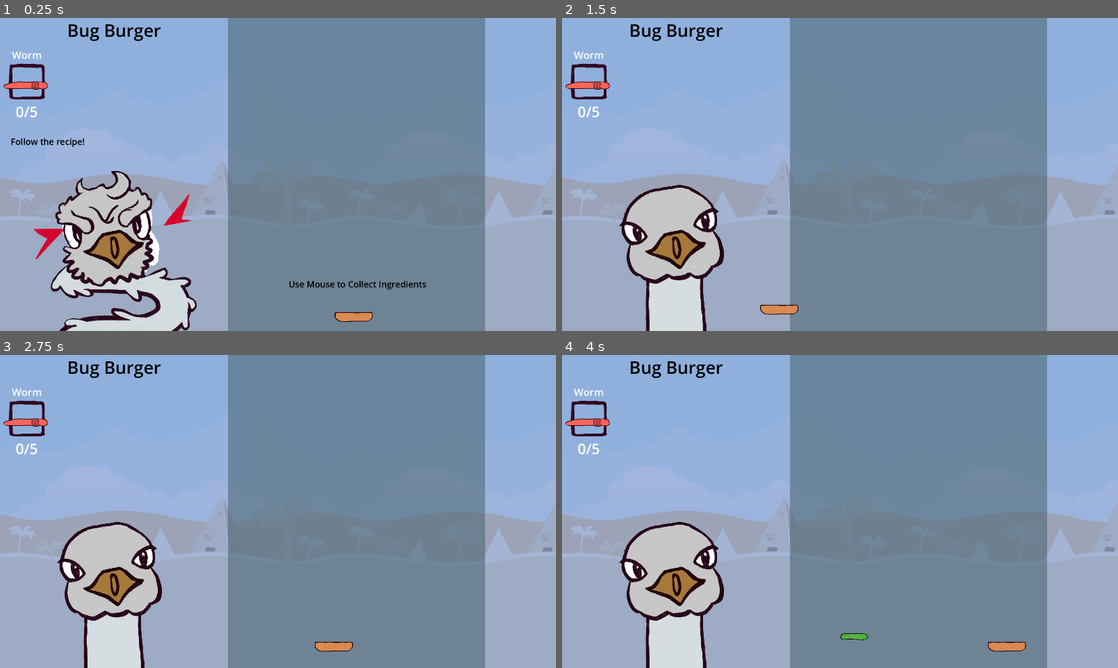
Above: before the commit, frames 1-4 (two rows, left to right).
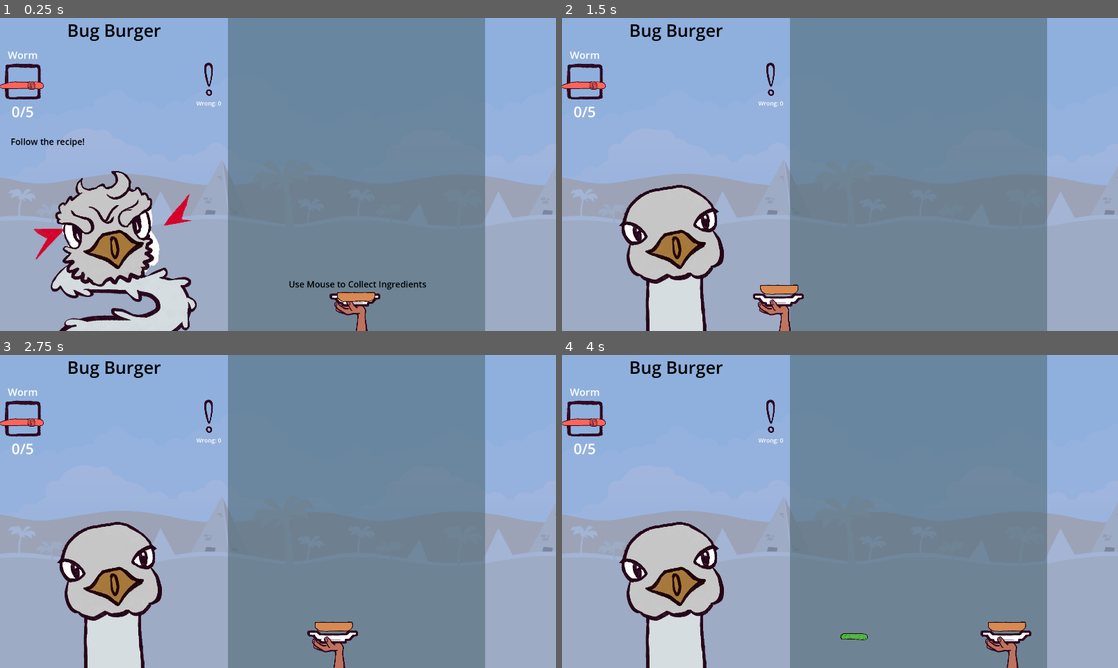
Above: after the commit, the same moments.

Repository: SirLich/funky-drive-through
Game: Godot game, scene res://game.tscn
Two runs of this game, one before a commit and one after it. Both use one fixed random seed, a clock stepped at 60 frames per second and the inputs below.
Inputs (mouse positions are in pixels of both pictures, inside the frame that each line leads up to):
- Up to frame 1 (0.25 s): no input
- Up to frame 2 (1.5 s): tap Enter at 0.5 s; move the mouse to (962, 158) at 0.52 s; press the mouse at (962, 158) at 0.53 s; tap Space at 1.25 s; move the mouse to (728, 190) at 1.27 s; release the mouse at (728, 190) at 1.28 s; click (728, 190) at 1.35 s
- Up to frame 3 (2.75 s): tap Enter at 2 s; move the mouse to (333, 442) at 2.02 s; press the mouse at (333, 442) at 2.03 s
- Up to frame 4 (4 s): tap Space at 2.75 s; move the mouse to (812, 574) at 2.77 s; release the mouse at (812, 574) at 2.78 s; click (812, 574) at 2.85 s; move the mouse to (1006, 558) at 3.52 s; press the mouse at (1006, 558) at 3.53 s

The runs differ from the first frame. In frame 1, 1.3% of the frame differs, in the area x 0-69%, y 10-100%; in frame 2, 1.3%; in frame 3, 1.3%; in frame 4, 1.3%, in the area x 0-85%, y 10-100%.

Commit message:
Work on game looop

Diff:
--- a/game.gd
+++ b/game.gd
@@ -6,13 +6,13 @@
 @onready var hud: Control = $HUD
 
 @export var item_box_ui : PackedScene
-@export var default_recipe : Recipe
 
 var is_tutorial = true
 
 # Current recipe
 var recipe : Recipe
 var food_counts = {}
+var bad_count = 0
 
 @onready var tutorial: Control = $Tutorial
 
@@ -30,14 +30,17 @@
 func on_item_collected(item : ItemType):
 	if item == Global.top_bun:
 		Global.bun_collected.emit()
+		await get_tree().create_timer(0.1).timeout
+		get_tree().paused = true
 	else:
 		if is_food_good(item):
 			Global.good_item_collected.emit(item, food_counts[item])
 		else:
-			Global.bad_item_collected.emit(item, food_counts[item])
+			bad_count += 1
+			Global.bad_item_collected.emit(item, bad_count)
 
 func _ready() -> void:
-	prepare_for_recipe(default_recipe)
+	prepare_for_recipe(Global.get_recipe())
 	Global.item_collected.connect(on_item_collected)
 
 func prepare_for_recipe(recipe : Recipe):
@@ -47,6 +50,7 @@
 
 	# Just setup recipe stuff
 	food_counts.clear()
+	bad_count = 0
 	for item in Global.all_items:
 		food_counts[item] = 0
 	food_counts[Global.top_bun] = 0
--- a/game.tscn
+++ b/game.tscn
@@ -1,18 +1,25 @@
-[gd_scene load_steps=14 format=3 uid="uid://dcfett6ns4vqq"]
+[gd_scene load_steps=16 format=3 uid="uid://dcfett6ns4vqq"]
 
 [ext_resource type="Script" path="res://game.gd" id="1_6brd1"]
-[ext_resource type="Resource" uid="uid://c0li33aqx7fvj" path="res://recipes/bug_burger.tres" id="2_jxd6d"]
 [ext_resource type="Texture2D" uid="uid://drfvkqsyrbt43" path="res://assets/temp/backgroundColorDesert.png" id="2_uip0o"]
 [ext_resource type="PackedScene" uid="uid://bde5jwauuhx81" path="res://scenes/item/catcher.tscn" id="4_2i66j"]
 [ext_resource type="PackedScene" uid="uid://d1nn1ff7rwlbn" path="res://scenes/item/dropped_item.tscn" id="5_1bqwg"]
 [ext_resource type="PackedScene" uid="uid://bwckprmdmmhxv" path="res://scenes/bird.tscn" id="5_8yo1p"]
 [ext_resource type="Script" path="res://dropper.gd" id="6_ebwai"]
+[ext_resource type="Texture2D" uid="uid://cnd1kj7020uls" path="res://assets/frame.png" id="7_1n7r7"]
 [ext_resource type="PackedScene" uid="uid://blv1sdwd4eyiq" path="res://scenes/item_box_ui.tscn" id="7_5rb7w"]
 [ext_resource type="Script" path="res://hud.gd" id="9_k1kde"]
 [ext_resource type="LabelSettings" uid="uid://by2l3bawx6flr" path="res://item_types/tutorial_label.tres" id="10_3noq0"]
 [ext_resource type="Script" path="res://tutorial.gd" id="10_vqbed"]
 
 [sub_resource type="Environment" id="Environment_1begj"]
+
+[sub_resource type="AtlasTexture" id="AtlasTexture_2rdmc"]
+atlas = ExtResource("7_1n7r7")
+region = Rect2(1737.93, 1356.28, 250.635, 660.765)
+
+[sub_resource type="LabelSettings" id="LabelSettings_j71ag"]
+font_size = 20
 
 [sub_resource type="LabelSettings" id="LabelSettings_bx1hl"]
 font_size = 60
@@ -21,7 +28,6 @@
 [node name="Game" type="Node2D"]
 script = ExtResource("1_6brd1")
 item_box_ui = ExtResource("7_5rb7w")
-default_recipe = ExtResource("2_jxd6d")
 
 [node name="Art" type="Node2D" parent="."]
 
@@ -54,7 +60,7 @@
 color = Color(0.380392, 0.513726, 0.776471, 0.584314)
 
 [node name="Catcher" parent="." instance=ExtResource("4_2i66j")]
-position = Vector2(1221, 1015)
+position = Vector2(1229, 946)
 
 [node name="WorldEnvironment" type="WorldEnvironment" parent="."]
 environment = SubResource("Environment_1begj")
@@ -79,6 +85,27 @@
 script = ExtResource("9_k1kde")
 item_box_ui = ExtResource("7_5rb7w")
 
+[node name="Mistakes" type="VBoxContainer" parent="HUD"]
+layout_mode = 0
+offset_left = 657.0
+offset_top = 148.0
+offset_right = 785.0
+offset_bottom = 402.0
+metadata/_edit_group_ = true
+
+[node name="ItemBox" type="TextureRect" parent="HUD/Mistakes"]
+custom_minimum_size = Vector2(128, 128)
+layout_mode = 2
+texture = SubResource("AtlasTexture_2rdmc")
+expand_mode = 1
+stretch_mode = 5
+
+[node name="MistakeLabel" type="Label" parent="HUD/Mistakes"]
+layout_mode = 2
+text = "Wrong: 0"
+label_settings = SubResource("LabelSettings_j71ag")
+horizontal_alignment = 1
+
 [node name="RecipeLabel" type="Label" parent="HUD"]
 layout_mode = 0
 offset_right = 788.0
@@ -89,9 +116,9 @@
 
 [node name="Items" type="HBoxContainer" parent="HUD"]
 layout_mode = 1
-offset_left = 29.0
+offset_left = 15.0
 offset_top = 103.0
-offset_right = 229.0
+offset_right = 788.0
 offset_bottom = 357.0
 theme_override_constants/separation = 50
 
--- a/global.gd
+++ b/global.gd
@@ -3,6 +3,13 @@
 # TODO: This could be generated...
 @export var all_items : Array[ItemType]
 @export var top_bun : ItemType
+@export var recipes : Array[Recipe]
+
+var current_recipe = 0
+
+func get_recipe():
+	return recipes[current_recipe]
+
 signal item_collected(item : ItemType)
 signal bad_item_collected(item : ItemType, count : int)
 signal good_item_collected(item : ItemType, count : int)
--- a/global.tscn
+++ b/global.tscn
@@ -1,13 +1,15 @@
-[gd_scene load_steps=6 format=3 uid="uid://bgacmnld10nyd"]
+[gd_scene load_steps=7 format=3 uid="uid://bgacmnld10nyd"]
 
 [ext_resource type="Script" path="res://global.gd" id="1_c0auo"]
 [ext_resource type="Resource" uid="uid://y3g8isvibqsa" path="res://item_types/can.tres" id="2_we04m"]
 [ext_resource type="Resource" uid="uid://l2kx6vi2yus8" path="res://item_types/worm.tres" id="3_elvlt"]
 [ext_resource type="Resource" uid="uid://bpdphbdmki6ua" path="res://item_types/pickle.tres" id="4_tm8b5"]
 [ext_resource type="Resource" uid="uid://du5eoiqtbpdd4" path="res://item_types/bread_top.tres" id="5_drngt"]
+[ext_resource type="Resource" uid="uid://c0li33aqx7fvj" path="res://recipes/bug_burger.tres" id="6_3outg"]
 
 [node name="Global" type="Node"]
 process_mode = 3
 script = ExtResource("1_c0auo")
 all_items = Array[Resource("res://item_type.gd")]([ExtResource("2_we04m"), ExtResource("3_elvlt"), ExtResource("4_tm8b5")])
 top_bun = ExtResource("5_drngt")
+recipes = Array[Resource("res://recipe.gd")]([ExtResource("6_3outg")])
--- a/hud.gd
+++ b/hud.gd
@@ -12,6 +12,9 @@
 			return child
 	return null
 
+
+func on_bad_item_collected(item: ItemType, count):
+	$Mistakes/MistakeLabel.text = "Wrong: " + str(count)
 
 func on_good_item_collected(item : ItemType, count):
 	var box_child = get_box_by_type(item)
@@ -33,7 +36,7 @@
 # Called when the node enters the scene tree for the first time.
 func _ready() -> void:
 	Global.good_item_collected.connect(on_good_item_collected)
-
+	Global.bad_item_collected.connect(on_bad_item_collected)
 # Called every frame. 'delta' is the elapsed time since the previous frame.
 func _process(delta: float) -> void:
 	pass
--- /dev/null
+++ b/item_types/end_screen.tscn
@@ -0,0 +1,60 @@
+[gd_scene load_steps=5 format=3 uid="uid://baau16ndim5ve"]
+
+[ext_resource type="Texture2D" uid="uid://cnd1kj7020uls" path="res://assets/frame.png" id="1_bkd0v"]
+
+[sub_resource type="LabelSettings" id="LabelSettings_vl60s"]
+font_size = 100
+
+[sub_resource type="AtlasTexture" id="AtlasTexture_d7nb0"]
+atlas = ExtResource("1_bkd0v")
+region = Rect2(1230.78, 128.59, 801.272, 463.295)
+
+[sub_resource type="LabelSettings" id="LabelSettings_whgmt"]
+font_size = 70
+
+[node name="EndScreen" type="Control"]
+layout_mode = 3
+anchors_preset = 15
+anchor_right = 1.0
+anchor_bottom = 1.0
+grow_horizontal = 2
+grow_vertical = 2
+
+[node name="ColorRect" type="ColorRect" parent="."]
+layout_mode = 0
+offset_right = 1922.0
+offset_bottom = 1095.0
+color = Color(0.764706, 0.596078, 0.384314, 1)
+
+[node name="Label" type="Label" parent="."]
+layout_mode = 1
+anchors_preset = 5
+anchor_left = 0.5
+anchor_right = 0.5
+offset_left = -323.0
+offset_top = 139.0
+offset_right = 350.0
+offset_bottom = 276.0
+grow_horizontal = 2
+text = "YOU CREATED"
+label_settings = SubResource("LabelSettings_vl60s")
+
+[node name="TextureButton" type="TextureButton" parent="."]
+offset_left = 655.0
+offset_top = 656.0
+offset_right = 1258.0
+offset_bottom = 1005.0
+texture_normal = SubResource("AtlasTexture_d7nb0")
+ignore_texture_size = true
+stretch_mode = 0
+metadata/_edit_group_ = true
+
+[node name="Label" type="Label" parent="TextureButton"]
+layout_mode = 0
+offset_left = 192.0
+offset_top = 133.0
+offset_right = 360.0
+offset_bottom = 229.0
+text = "Next
+"
+label_settings = SubResource("LabelSettings_whgmt")
--- a/scenes/item/catcher.tscn
+++ b/scenes/item/catcher.tscn
@@ -1,8 +1,9 @@
-[gd_scene load_steps=5 format=3 uid="uid://bde5jwauuhx81"]
+[gd_scene load_steps=6 format=3 uid="uid://bde5jwauuhx81"]
 
 [ext_resource type="Script" path="res://scenes/item/catcher.gd" id="1_jd7dh"]
 [ext_resource type="PackedScene" uid="uid://cwo33wdcofuqm" path="res://scenes/item/stacked_item.tscn" id="2_b1twt"]
 [ext_resource type="Resource" uid="uid://d1yfrpmdvv4ii" path="res://item_types/bread_bottom.tres" id="3_onxk0"]
+[ext_resource type="Texture2D" uid="uid://dn8oa5n26mhqs" path="res://assets/plate.png" id="4_5c14n"]
 
 [sub_resource type="CircleShape2D" id="CircleShape2D_v15wv"]
 radius = 40.4969
@@ -22,4 +23,9 @@
 
 [node name="Base" type="Node2D" parent="."]
 
+[node name="Sprite2D" type="Sprite2D" parent="Base"]
+position = Vector2(-2, 80)
+scale = Vector2(0.091, 0.091)
+texture = ExtResource("4_5c14n")
+
 [connection signal="body_entered" from="Top" to="." method="_on_area_2d_body_entered"]
Binary file added: assets/plate.png
Not shown, added: assets/plate.png.import
